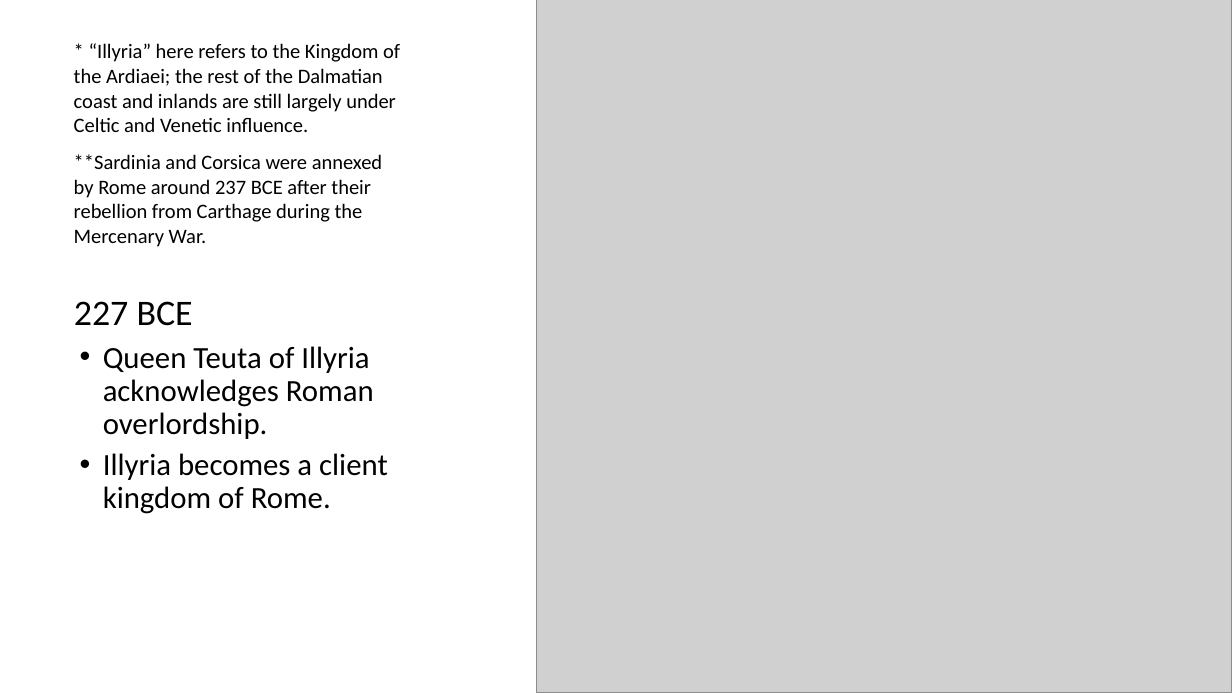
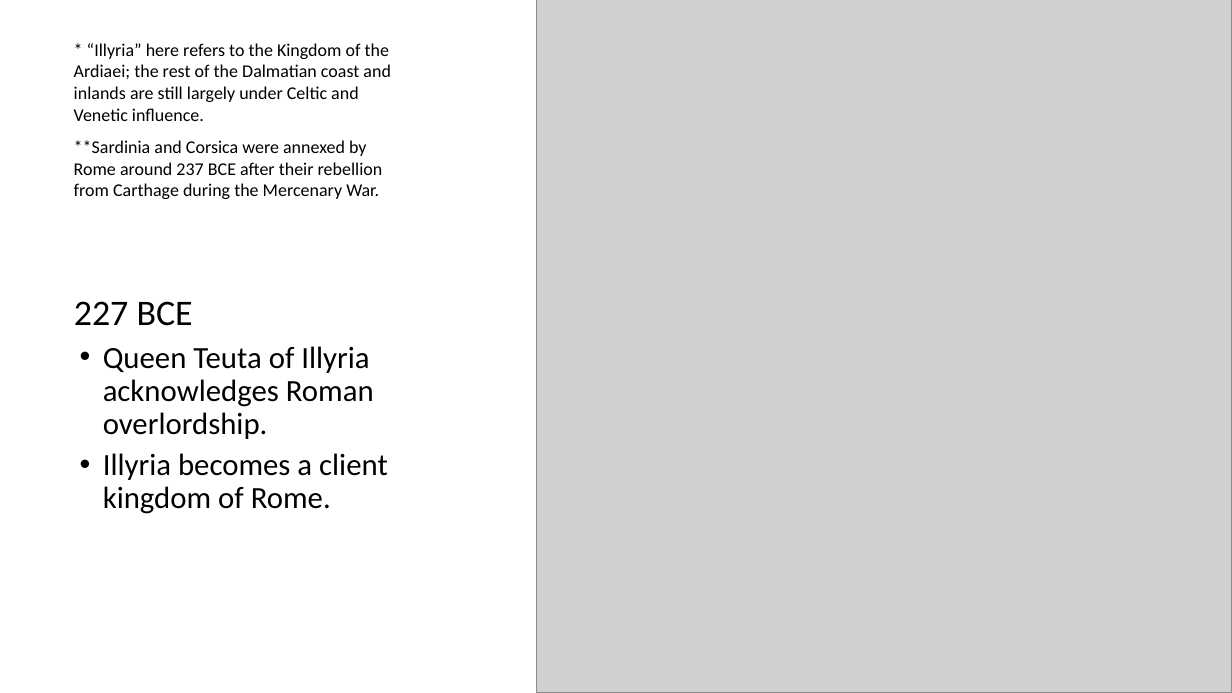
Before and after one commit to 00matthew2000/Lux-Ultima, a slide deck: slide 39 of Map Timeline.pptx. Drawn at 1232x693 pixels with LibreOffice and Linux fonts; fonts in the diff are those of the drawing; grey boxes stand for pictures. Boxes give left, top, right and bottom in pixels: in the first picture for what was removed or moved away, otherwise in the second. Text is boxed around its words. In the diff, an @@ line names an element or a change of style, - is before the commit and + after.

```diff
--- a/Map Timeline.pptx
+++ b/Map Timeline.pptx
@@ text "* “Illyria” here refers to ..." at box(74, 43, 390, 199): size 16 to 14 pt @@
```
Also in this commit, not shown: 6 other slides changed, 7 slides added.
